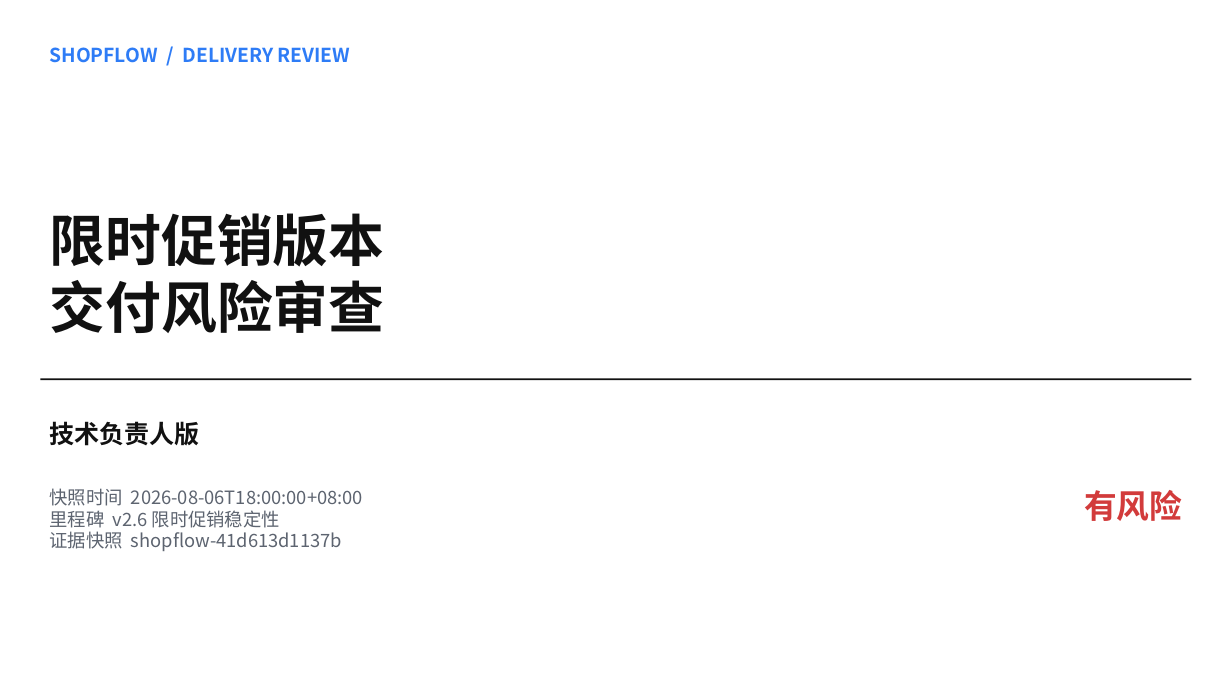
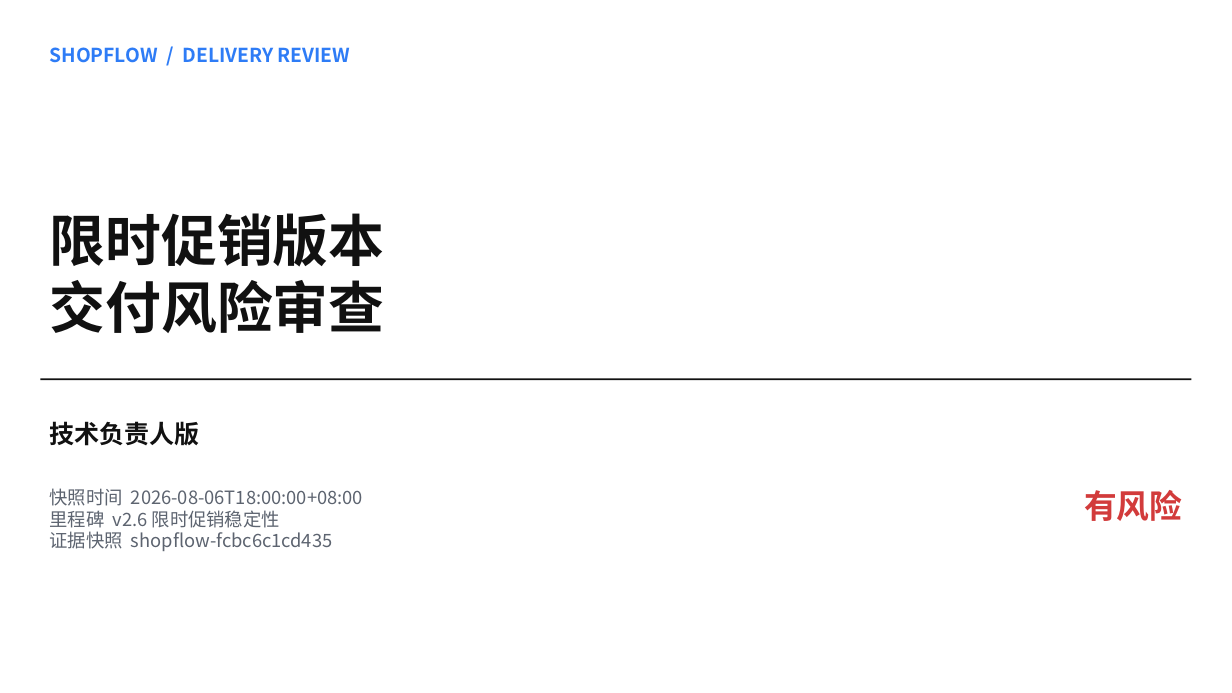
Before and after one commit to pipiwolve/dumate-ecommerce-case, a slide deck: slide 1 of output/inbox/tech-lead/ShopFlow-v2.6-技术负责人版.pptx. Drawn at 1232x693 pixels with LibreOffice and Linux fonts; fonts in the diff are those of the drawing. Boxes give left, top, right and bottom in pixels: in the first picture for what was removed or moved away, otherwise in the second. Text is boxed around its words. In the diff, an @@ line names an element or a change of style, - is before the commit and + after.

```diff
--- a/output/inbox/tech-lead/ShopFlow-v2.6-技术负责人版.pptx
+++ b/output/inbox/tech-lead/ShopFlow-v2.6-技术负责人版.pptx
@@ text at [49,531,332,551]: text changed @@
-证据快照 shopflow-41d613d1137b
+证据快照 shopflow-fcbc6c1cd435
```
Also in this commit, not shown: 6 other slides changed, 14 other files.
